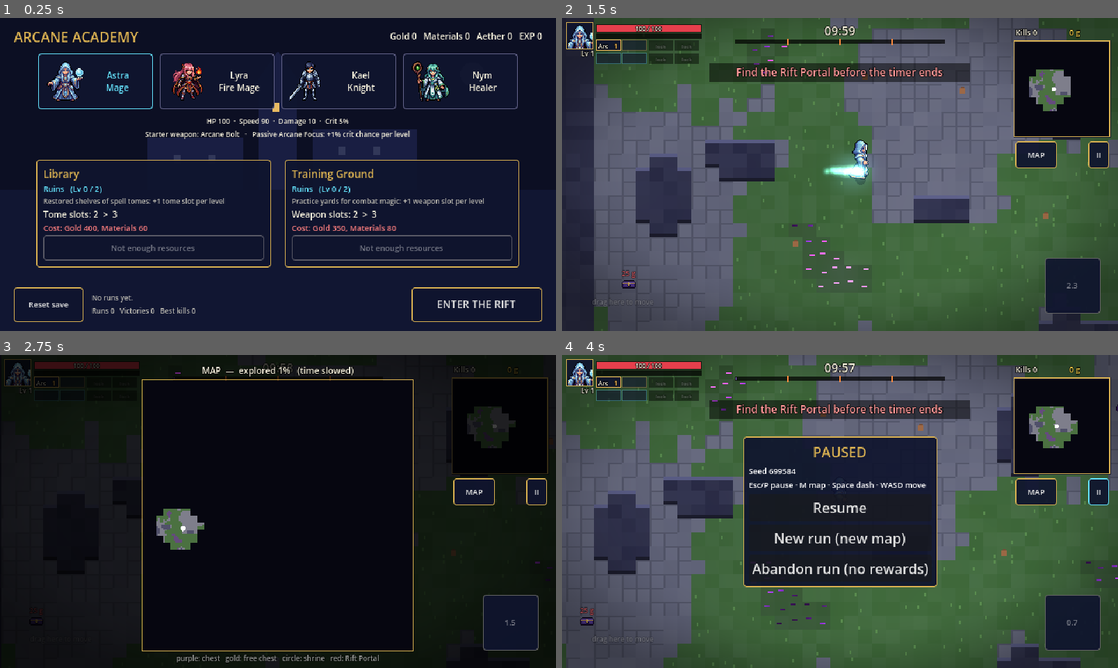
Above: before the commit, frames 1-4 (two rows, left to right).
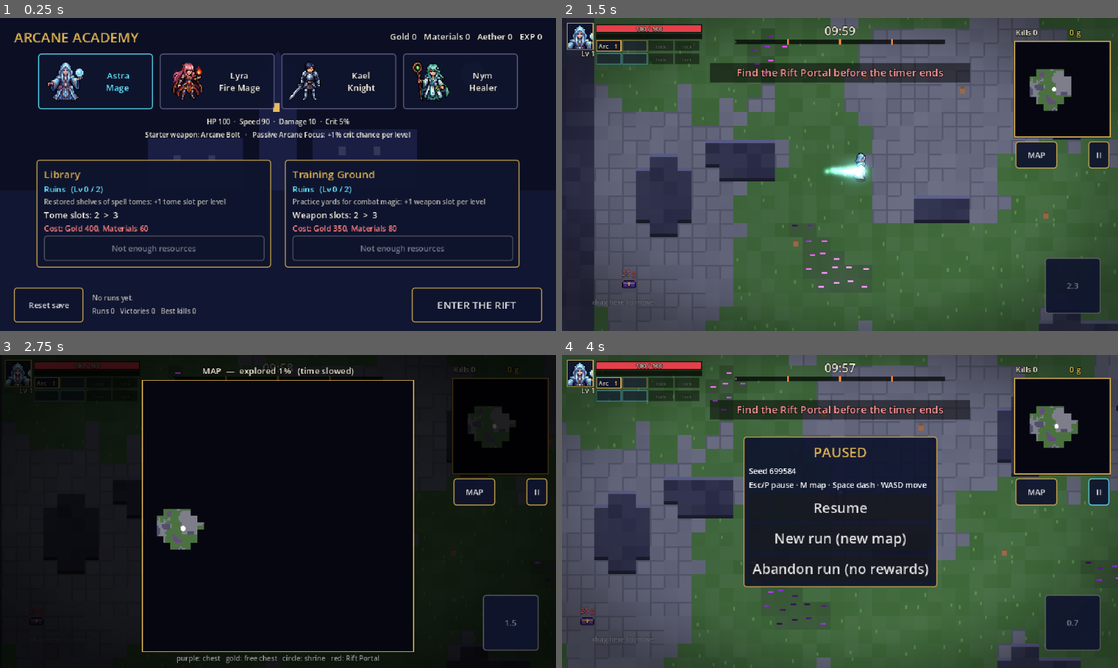
Above: after the commit, the same moments.

Repository: aviharez/riftbound-survivor
Game: Godot game, scene res://scenes/academy.tscn
Two runs of this game, one before a commit and one after it. Both use one fixed random seed, a clock stepped at 60 frames per second and the inputs below.
Inputs (mouse positions are in pixels of both pictures, inside the frame that each line leads up to):
- Up to frame 1 (0.25 s): no input
- Up to frame 2 (1.5 s): click "ENTER THE RIFT" at 0.5 s; click "DASH" at 1.25 s
- Up to frame 3 (2.75 s): tap Enter at 2 s; move the mouse to (400, 495) at 2.02 s; hold D from 2.03 s (still down); tap M at 2.1 s; click (400, 495) at 2.17 s; tap Space at 2.27 s
- Up to frame 4 (4 s): release D at 2.75 s; click "MAP" at 2.75 s; click "II" at 3.5 s

The runs differ from the first frame. In frame 1, 8.5% of the frame differs, in the area x 2-98%, y 4-98%; in frame 2, 2.8%; in frame 3, 2.1%; in frame 4, 4.4%.

Commit message:
Fill the whole phone screen; draw heroes smaller
- Stretch scale mode integer -> fractional: integer scaling left black
  borders on screens wider than 16:9 (Syifa's phone). canvas_items still
  renders at native resolution, so pixel art stays sharp.
- Hero sprites drawn at 0.68x (GameData.CHARACTER_SPRITE_SCALE), about
  2x a slime instead of 3x; boss at 1.5x with a matching hitbox.

Co-Authored-By: Claude Opus 5.5 <noreply@anthropic.com>
Claude-Session: https://claude.ai/code/session_01WvVwMTu3A4nnMXZVTuoPwd

Diff:
--- a/project.godot
+++ b/project.godot
@@ -15,7 +15,7 @@
 window/size/window_height_override=720
 window/stretch/mode="canvas_items"
 window/stretch/aspect="expand"
-window/stretch/scale_mode="integer"
+window/stretch/scale_mode="fractional"
 window/handheld/orientation=0
 
 [input_devices]
--- a/scripts/actors/player.gd
+++ b/scripts/actors/player.gd
@@ -112,12 +112,14 @@
 		return
 	_walk_t += get_process_delta_time() * (1.0 if move_dir.length() > 0.1 else 0.0)
 	var bob := -absf(sin(_walk_t * 11.0)) * 1.5
-	draw_circle(Vector2(0, 6), 6, Color(0, 0, 0, 0.32))  # shadow
+	draw_set_transform(Vector2(0, 6), 0.0, Vector2(1.0, 0.45))
+	draw_circle(Vector2.ZERO, 6, Color(0, 0, 0, 0.35))  # shadow
+	draw_set_transform(Vector2.ZERO, 0.0, Vector2.ONE)
 	var tint := Color(2.2, 0.8, 0.8) if hurt_flash > 0.0 else Color.WHITE
 	var tex := CharacterArt.texture(character["id"], CharacterArt.dir_for(facing))
 	if tex != null:
 		# 48 px sprite, feet at the shadow; slight squash on each step
-		var sz := Vector2(tex.get_width(), tex.get_height())
+		var sz := Vector2(tex.get_width(), tex.get_height()) * GameData.CHARACTER_SPRITE_SCALE
 		var squash := 1.0 + bob * 0.02
 		# sprite feet sit on the last pixel row; anchor them on the shadow
 		var rect := Rect2(Vector2(-sz.x * 0.5, 7.0 - sz.y * squash + bob), Vector2(sz.x, sz.y * squash))
--- a/scripts/data/game_data.gd
+++ b/scripts/data/game_data.gd
@@ -182,6 +182,9 @@
 		"colors": {"robe": Color(0.9, 0.95, 0.9), "hair": Color(0.55, 1.0, 0.8), "accent": Color(0.3, 0.9, 0.45)}},
 ]
 const ARMOR_CAP := 0.5
+# Hero sprites are 48 px; drawn smaller so the hero stays ~1.5-2x a slime.
+# canvas_items stretch renders at the phone's native resolution, so this stays crisp.
+const CHARACTER_SPRITE_SCALE := 0.68
 
 
 static func character_by_id(id: String) -> Dictionary:
@@ -275,7 +278,7 @@
 const ELITE_GOLD := 8
 
 const BOSS := {
-	"name": "Corrupted Guardian", "hp": 2500.0, "radius": 28.0, "sprite_scale": 2.0, "speed": 35.0, "dmg": 20.0,
+	"name": "Corrupted Guardian", "hp": 2500.0, "radius": 22.0, "sprite_scale": 1.5, "speed": 35.0, "dmg": 20.0,
 	"ring_bullets": 16, "bullet_speed": 90.0, "bullet_dmg": 10.0,
 	"dash_telegraph": 0.8, "dash_speed": 400.0, "dash_time": 0.5, "summon": 6,
 	"gap": 1.6, "gap_enraged": 0.9,
